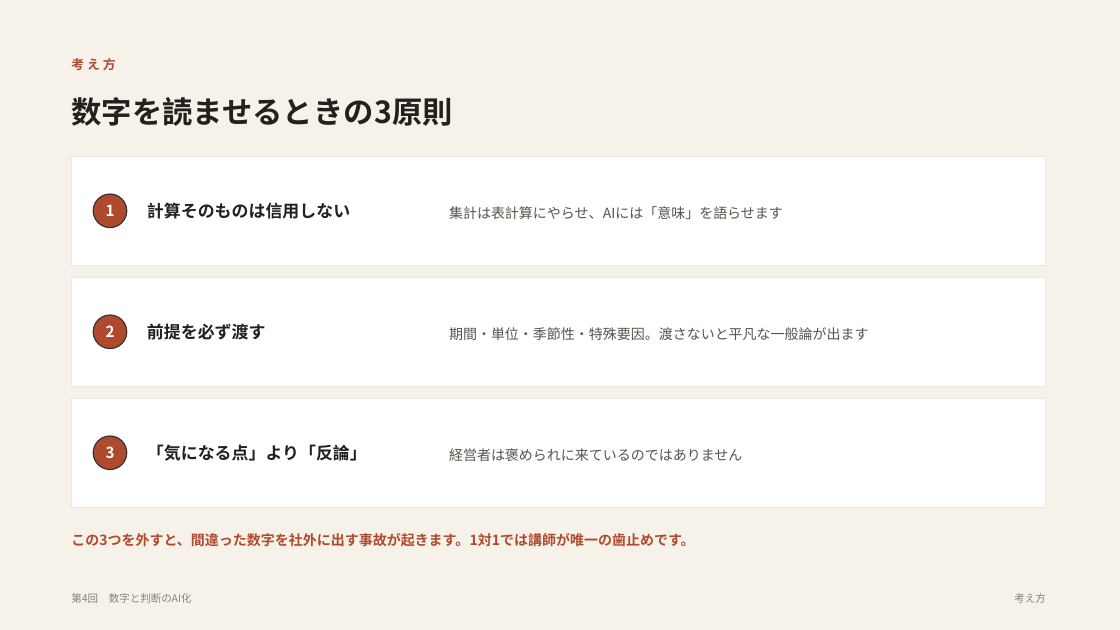
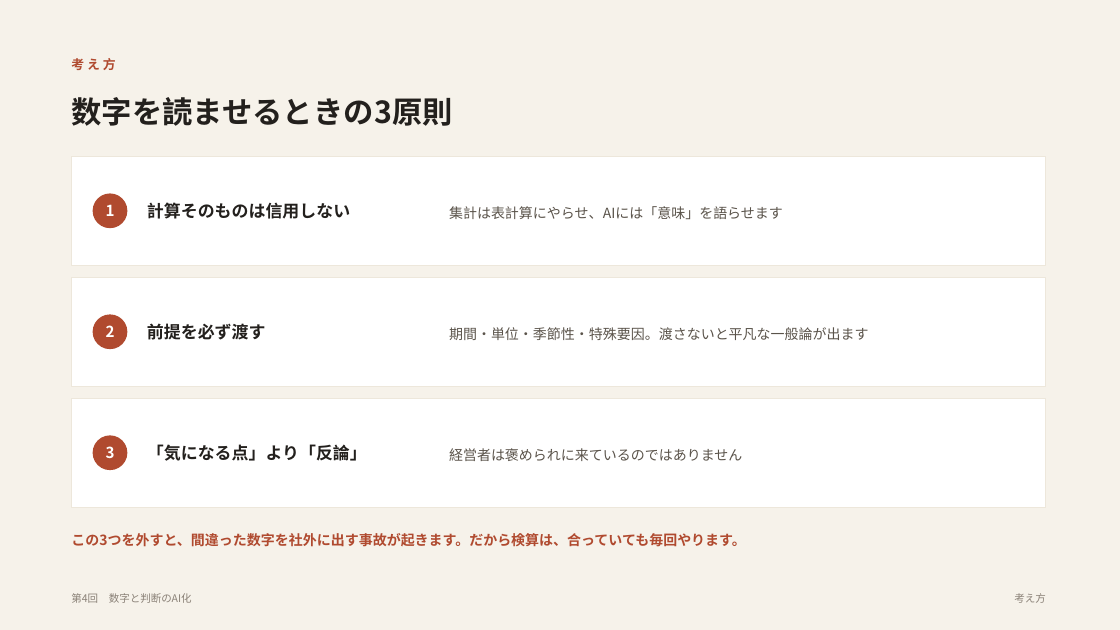
Before and after one commit to yusuke-aoki-bit/founders-ai-program, a slide deck: slide 4 of slides/pptx/第04回_数字と判断のAI化.pptx. Drawn at 1120x630 pixels with LibreOffice and Linux fonts; fonts in the diff are those of the drawing. Boxes give left, top, right and bottom in pixels: in the first picture for what was removed or moved away, otherwise in the second. Text is boxed around its words. In the diff, an @@ line names an element or a change of style, - is before the commit and + after.

```diff
--- a/slides/pptx/第04回_数字と判断のAI化.pptx
+++ b/slides/pptx/第04回_数字と判断のAI化.pptx
@@ outline #333333 1 pt to #B04A2F 1 pt in 3 elements at (x1=93, y1=194, x2=127, y2=228), (x1=93, y1=315, x2=127, y2=349), (x1=93, y1=436, x2=127, y2=470) @@
@@ text at (x1=71, y1=533, x2=745, y2=547): text changed @@
-この3つを外すと、間違った数字を社外に出す事故が起きます。1対1では講師が唯一の歯止めです。
+この3つを外すと、間違った数字を社外に出す事故が起きます。だから検算は、合っていても毎回やります。
```
Also in this commit, not shown: 9 other slides changed, 6 slides added, 4 slides removed, 17 other files.
